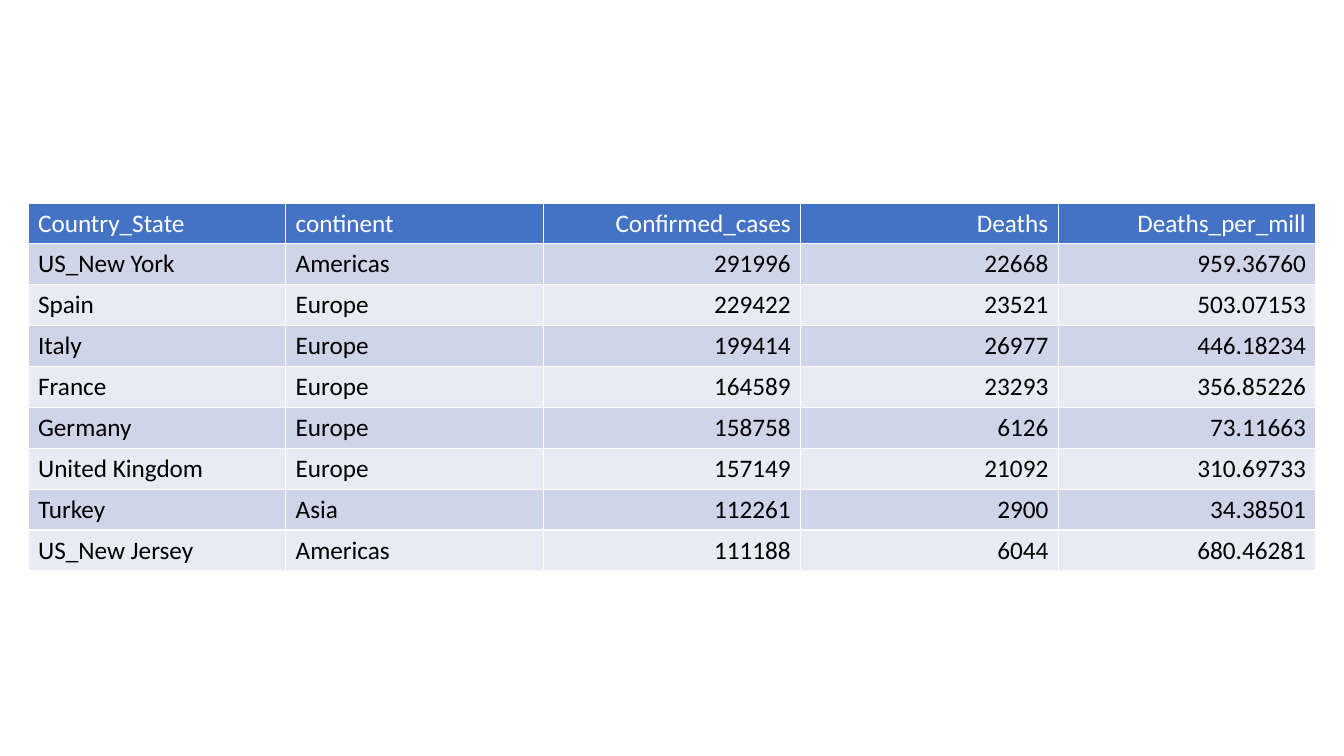
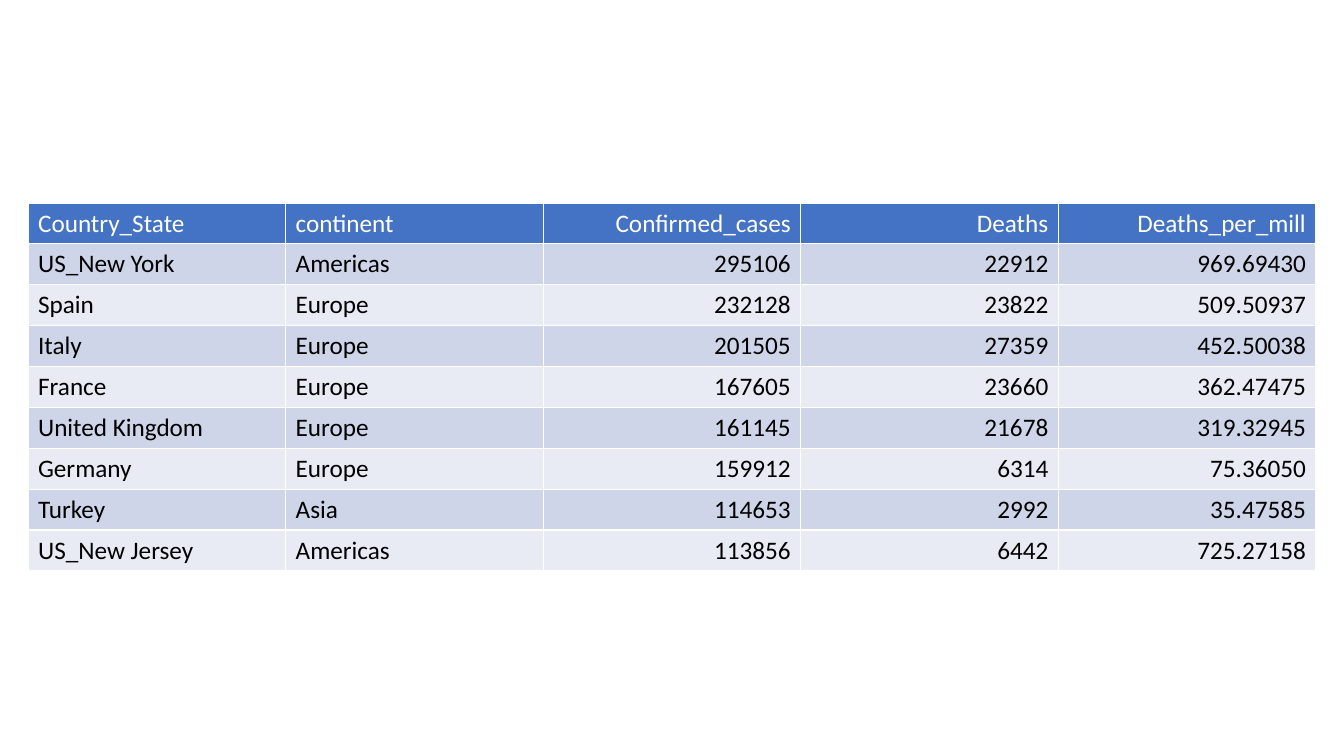
Before and after one commit to JaneWall/COVID19, a slide deck: slide 47 of COVID19_no_nytimes.pptx (slide 46 before the commit). Drawn at 1344x756 pixels with LibreOffice and Linux fonts; fonts in the diff are those of the drawing. Boxes give left, top, right and bottom in pixels: in the first picture for what was removed or moved away, otherwise in the second. Text is boxed around its words. In the diff, an @@ line names an element or a change of style, - is before the commit and + after.

```diff
--- a/COVID19_no_nytimes.pptx
+++ b/COVID19_no_nytimes.pptx
@@ table at [28,203,1319,682] @@
-row 2: US_New York | Americas | 291996 | 22668 | 959.36760
+row 2: US_New York | Americas | 295106 | 22912 | 969.69430
-row 3: Spain | Europe | 229422 | 23521 | 503.07153
+row 3: Spain | Europe | 232128 | 23822 | 509.50937
-row 4: Italy | Europe | 199414 | 26977 | 446.18234
+row 4: Italy | Europe | 201505 | 27359 | 452.50038
-row 5: France | Europe | 164589 | 23293 | 356.85226
+row 5: France | Europe | 167605 | 23660 | 362.47475
-row 6: Germany | Europe | 158758 | 6126 | 73.11663
+row 6: United Kingdom | Europe | 161145 | 21678 | 319.32945
-row 7: United Kingdom | Europe | 157149 | 21092 | 310.69733
+row 7: Germany | Europe | 159912 | 6314 | 75.36050
-row 8: Turkey | Asia | 112261 | 2900 | 34.38501
+row 8: Turkey | Asia | 114653 | 2992 | 35.47585
-row 9: US_New Jersey | Americas | 111188 | 6044 | 680.46281
+row 9: US_New Jersey | Americas | 113856 | 6442 | 725.27158
```
Also in this commit, not shown: 12 other slides changed, 1 slide added, 3 other files.
